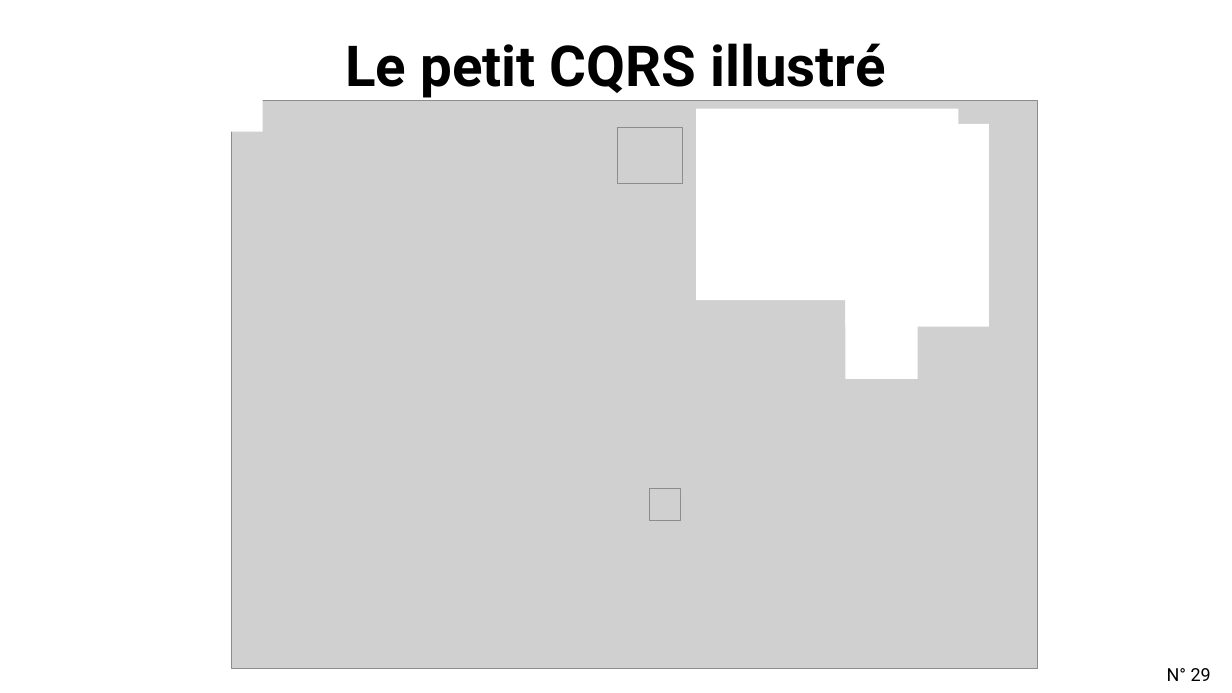
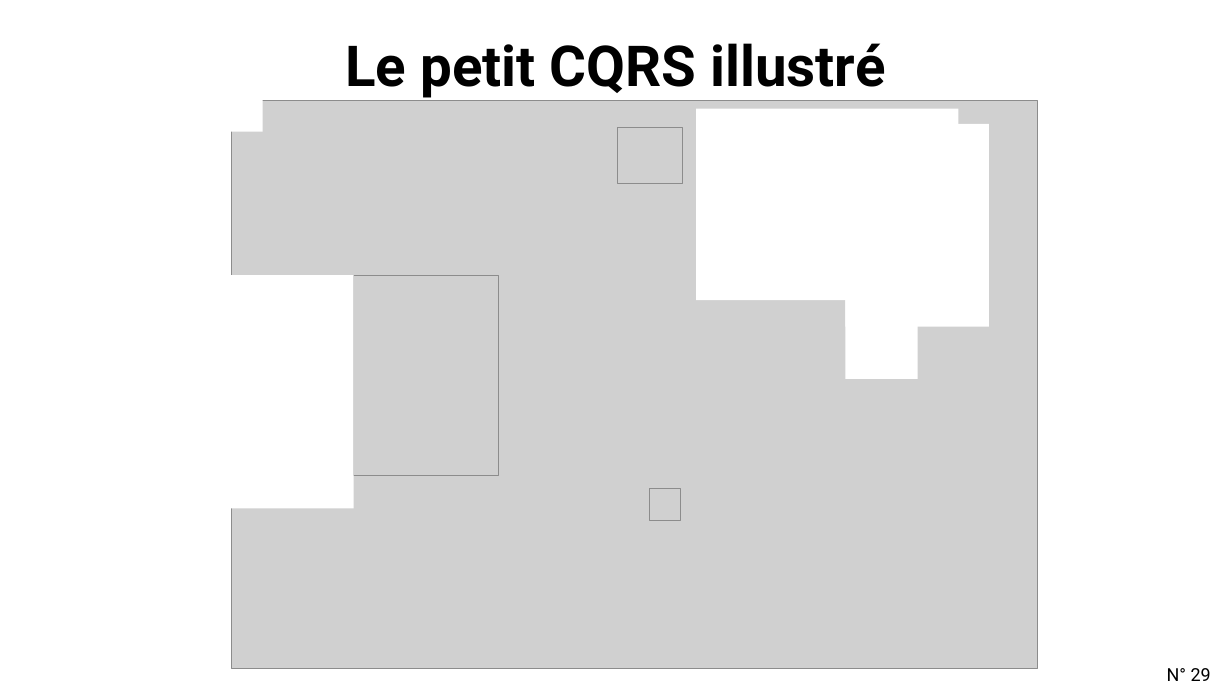
Before and after one commit to tpierrain/CQRS-slides, a slide deck: slide 29 of french/DecouvrirCQRSparLaPratique.pptx. Drawn at 1232x693 pixels with LibreOffice and Linux fonts; fonts in the diff are those of the drawing; grey boxes stand for pictures; background and template pictures are left out. Boxes give left, top, right and bottom in pixels: in the first picture for what was removed or moved away, otherwise in the second. Text is boxed around its words. In the diff, an @@ line names an element or a change of style, - is before the commit and + after.

Commit message:
Update the CQRS illustré workflow (the event part)

```diff
--- a/french/DecouvrirCQRSparLaPratique.pptx
+++ b/french/DecouvrirCQRSparLaPratique.pptx
@@ rectangle added at <box>191,275,354,509</box>, fill #FFFFFF @@
@@ picture added at <box>354,275,499,476</box> @@
```
Also in this commit, not shown: 5 other slides changed.
